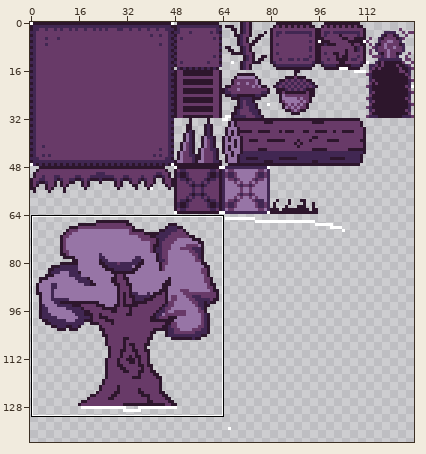
Sprite sheet: data/images/tiles.png. The first picture is a wide view before the edit; the outline marks the close-up.
Close-up. Before the edit:
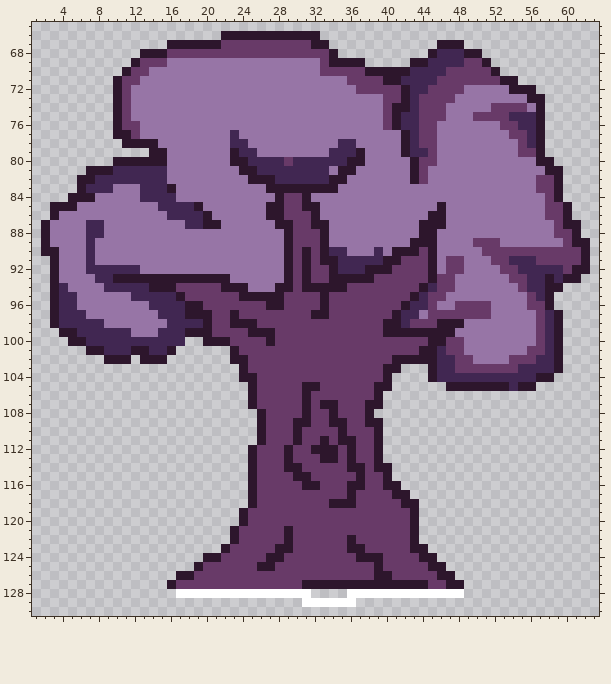
The file is 128x256 pixels. Shown: x 1..63, y 65..130. The wide view leaves out empty margins. The commit also changed other parts of the picture, which this record leaves out.
New version:
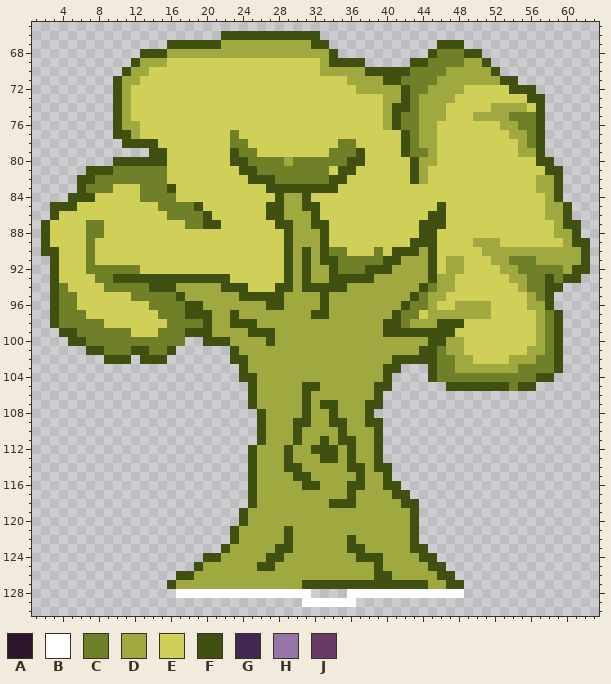
Palette (. is transparent): A #2d162c  B #ffffff  C #708028  D #a0a840  E #d0d058  F #405010  G #412752  H #9775a6  J #683a68
Change:
Changed rows in their new state; - is an unchanged pixel.
first column x 2:
 66 --------------------FFFFFFFFFFF------------------------------
 67 --------------FFFFFFDDDDDDDDDDFF------------FFF--------------
 68 -----------FFFDDDDDDDDDDDDDDDDDDF----------FCCCFF------------
 69 ----------FDDDEEEEEEEEEEEEEEEEEDFFFF-----FFCCCCDDF-----------
 70 ---------FDDEEEEEEEEEEEEEEEEEEEDDDDDFFFFFCCCCDDDDDF----------
 71 --------FDDEEEEEEEEEEEEEEEEEEEEEEEDDDDFFCCCCDDDDDDDFF--------
 72 --------FDEEEEEEEEEEEEEEEEEEEEEEEEEDDDDDFCCDDDDEEEEEFFF------
 73 --------FDEEEEEEEEEEEEEEEEEEEEEEEEEEEEDDFCDDDDEEEEEEEEFF-----
 74 --------FDEEEEEEEEEEEEEEEEEEEEEEEEEEEEDFFCDDDEEEEEDDDDEF-----
 75 --------FDEEEEEEEEEEEEEEEEEEEEEEEEEEEEDFCCDDDEEEDDDDCCCF-----
 76 --------FDDEEEEEEEEEEEEEEEEEEEEEEEEEEEDFCCDDEEEEEEEDDCCF-----
 77 --------FFDEEEEEEEEEECEEEEEEEEEEEEEEEEEEFCDDEEEEEEEEDDCF-----
 78 ---------FFFFEEEEEEEECCEEEEEEEEEECCEEEEEFCDDEEEEEEEEEDCF-----
 79 ------------FFEEEEEEEFCCEEEEEEEECCCFEEEEFCCDEEEEEEEEEDDF-----
 80 --------FFFFFFEEEEEEEFFCCCCDCCCCCCFFEEEEEFDDEEEEEEEEEEEFF----
 81 -----FFFCCCCCCEEEEEEEEFFCCCCCCCCEFFEEEEEEFDEEEEEEEEEEEEEFF---
 82 ----FFCCCCCCCCEEEEEEEEEFFFCCCCCCFFEEEEEEEFDEEEEEEEEEEEEDDF---
 83 ----FCCCEEECCCFEEEEEEEEEEFFFFFFFFEEEEEEEEEEEEEEEEEEEEEEDDF---
 84 ---FFFEEEEECCCCEEEEEEEEEEEFDDFEEEEEEEEEEEEEEEEEEEEEEEEEEDF---
 85 -FFFEEEEEEEEECCCCFEEEEEEEFFDDFFEEEEEEEEEEEEEFEEEEEEEEEEEDDF--
 86 -FEEEEEEEEEEEECCCCFEEEEEEFFDDDFEEEEEEEEEEEEFFEEEEEEEEEEEDDF--
 87 FEEEECCEEEEEEEEECCFFEEEEEEFFDDFFEEEEEEEEEEFFFEEEEEEEEEEEEDFF-
 88 FEEEECCEEEEEEEEEEEEEEEEEEEEFDDDFEEEEEEEEEEFFEEEEEEEEEEEEEDDF-
 89 FEEEECEEEEEEEEEEEEEEEEEEEEEFDDDFEEEEEEEEEFFFEEEEDDDEEEEEEEDFF
 90 FFEEECEEEEEEEEEEEEEEEEEEEEEFDFDFCCEEECEFFFDFEEEEEDDDDDDDDDDDF
 91 -FEEECEEEEEEEEEEEEEEEEEEEEEFDFDFFCCCCCFFDDDFEDDEEEDDCCCDDDDDF
 92 -FEEECCCCCCEEEEEEEEEEEEEEEEFDFDDFCCCFFFDDDDFEDDEEEEDDCCCCCDFF
 93 -FEEEECCFFFFFFFFFFFFFEEEEEEFDFDDFFFFFDDDDDDFDDEEEEEEDDCCFCFF-
 94 -FCEEEECCCCCFFFDDDDDFFFEEEFFDFFFFFDDDDDDDDFCDDEEEEEEEDCCFF---
 95 -FCCEEEEEECCCCCFDDDDDDFFFFFDDDDFDDDDDDDDDFCDDEEEEEEEEEDCF----
 96 -FCCEEEEEEEECCCCFFDDDDDDDFFDDDDFDDDDDDDDFCCDEEDDDDEEEEDDF----
 97 -FCCCEEEEEEEECCCFFFDDFDDDDDDDDFFDDDDDDDFCCEDDDDDDDEEEEEDCF---
 98 -FCCCCCEEEEEEECCCCFDDFFFDDDDDDDDDDDDDDFFCDDDFFFEEEEEEEEDCF---
 99 --FFCCCCCCEEECCCFFFDDDDFFFDDDDDDDDDDDDFFFFFFFFEEEEEEEEEDCF---
100 ---FFCCCCCCCCCCC--FFFDDDDFDDDDDDDDDDDDDDDDDFFDDEEEEEEEEDCF---
101 -----FFCCCFFCCF------FDDDDDDDDDDDDDDDDDDDDFFCDDEEEEEEEDDCF---
102 -------FFF-FFF-------FFDDDDDDDDDDDDDDDDFFFFFCCDDEEEEDDDCCF---
103 ----------------------FDDDDDDDDDDDDDDDFF---FCCDDDDDDDCCCCF---
104 ----------------------FFDDDDDDDDDDDDDDF----FCCCCCCCCCCCFF----
105 -----------------------FDDDDDFFDDDDDDFF------FFFFFFFCFF------
106 -----------------------FDDDDDFDDDDDDDF-----------------------
107 -----------------------FDDDDDFDFFDDDFF-----------------------
108 ------------------------FDDDDFDDFDDDF------------------------
109 ------------------------FDDDFFDDFFDDFF-----------------------
110 ------------------------FDDDFDDDDFDDDF-----------------------
111 ------------------------FDDDFDDFDFFDDF-----------------------
112 -----------------------FDDDFDDFFFDFDDF-----------------------
113 -----------------------FDDDFDDDFFDFDDF-----------------------
114 -----------------------FDDDFFDDDDDFFDFF----------------------
115 -----------------------FDDDDFFDDDDDFDDF----------------------
116 -----------------------FDDDDDFFDDDFFDDFF---------------------
117 -----------------------FDDDDDDDDDDFDDDDFF--------------------
118 -----------------------FDDDDDDDDFFFDDDDDFF-------------------
119 ----------------------FDDDDDDDDDDDDDDDDDDF-------------------
120 ----------------------FDDDDDDDDDDDDDDDDDDF-------------------
121 ---------------------FDDDDDFDDDDDDDDDDDDDF-------------------
122 ---------------------FDDDDDFDDDDDDFDDDDDDF-------------------
123 --------------------FDDDDDFFDDDDDDFFDDDDDFF------------------
124 ------------------FFDDDDDFFDDDDDDDDFFFDDDDFF-----------------
125 -----------------FDDDDDDFFDDDDDDDDDDDFDDDDDFF----------------
126 ---------------FFDDDDDDDDDDDDDDDDDDDDFFDDDDDFF---------------
127 --------------FDDDDDDDDDDDDDDFFFFFFFFFFFFFFDDFF--------------
Boxes around the changes in both close-ups, in picture pixels (x1, y1, x2, y2):
changed: (41, 31, 590, 589)
